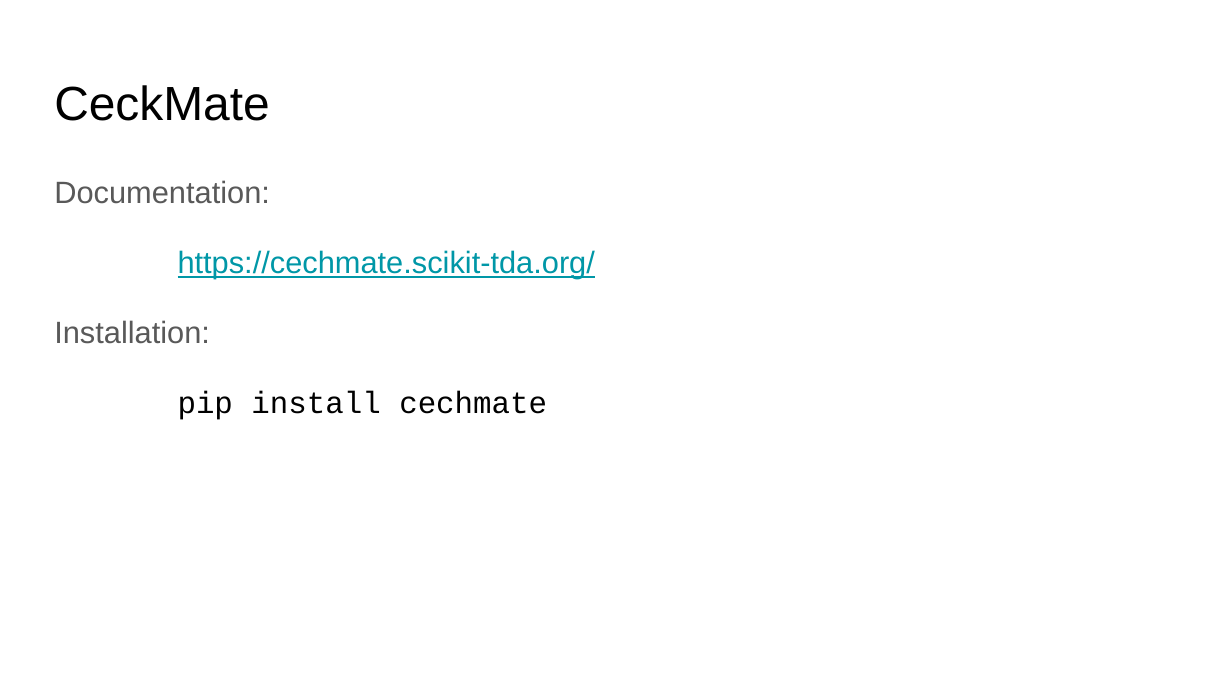
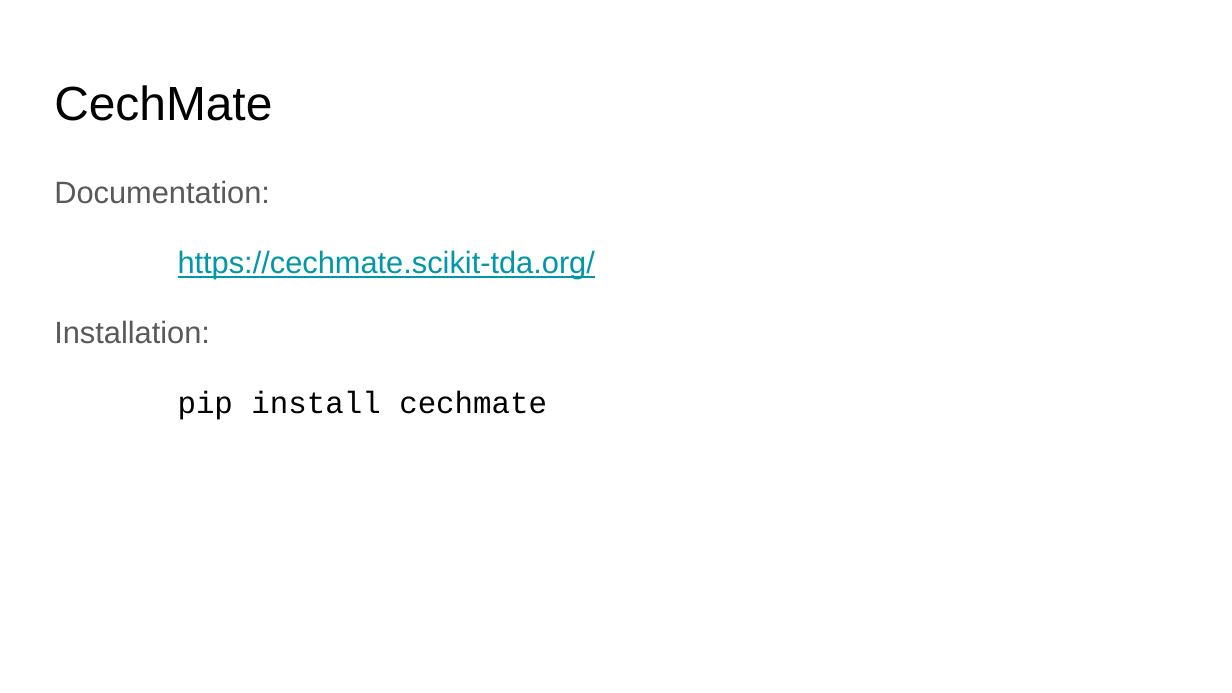
Before and after one commit to maksimovVva/hse-tda, a slide deck: slide 10 of scikit-tda/presentation.pptx. Drawn at 1232x693 pixels with LibreOffice and Linux fonts; fonts in the diff are those of the drawing. Boxes give left, top, right and bottom in pixels: in the first picture for what was removed or moved away, otherwise in the second. Text is boxed around its words. In the diff, an @@ line names an element or a change of style, - is before the commit and + after.

```diff
--- a/scikit-tda/presentation.pptx
+++ b/scikit-tda/presentation.pptx
@@ title at box(54, 85, 272, 121): text changed @@
-CeckMate
+CechMate
```
Also in this commit, not shown: 33 other files.
